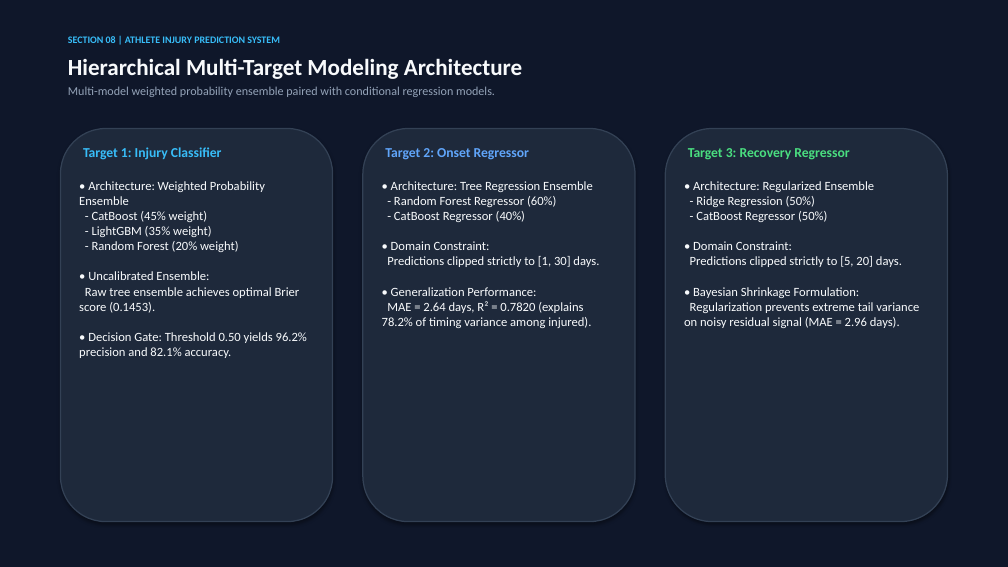
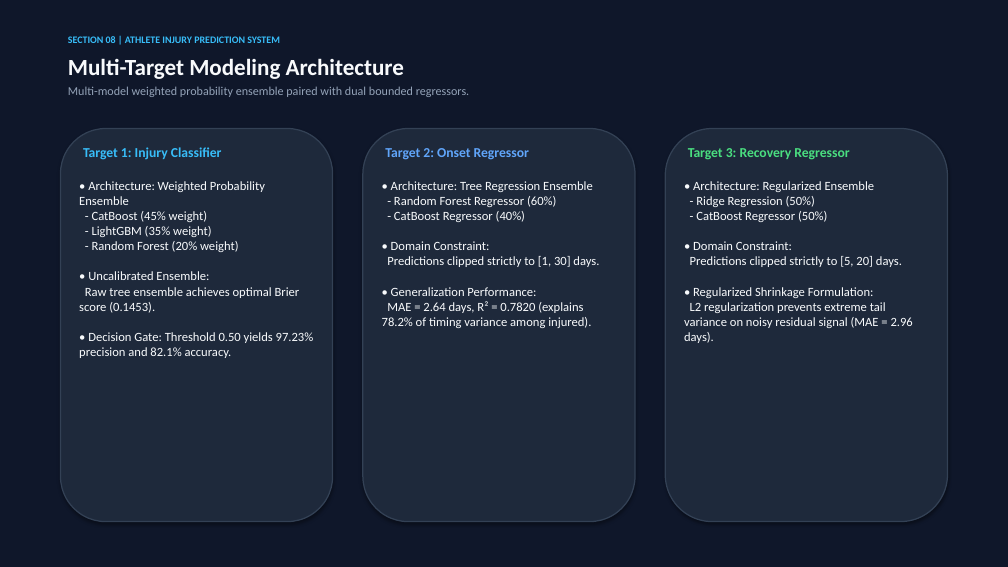
Before and after one commit to bhavya277/ML-Model-for-Athletes, a slide deck: slide 8 of Athlete_Injury_Prediction_Competition.pptx. Drawn at 1008x567 pixels with LibreOffice and Linux fonts; fonts in the diff are those of the drawing. Boxes give left, top, right and bottom in pixels: in the first picture for what was removed or moved away, otherwise in the second. Text is boxed around its words. In the diff, an @@ line names an element or a change of style, - is before the commit and + after.

```diff
--- a/Athlete_Injury_Prediction_Competition.pptx
+++ b/Athlete_Injury_Prediction_Competition.pptx
@@ text at (68,58,469,97): text changed @@
-Hierarchical Multi-Target Modeling Architecture
-Multi-model weighted probability ensemble paired with conditional regression models.
+Multi-Target Modeling Architecture
+Multi-model weighted probability ensemble paired with dual bounded regressors.
@@ text at (79,181,314,358): text changed @@
-• Architecture: Weighted Probability Ensemble
-- CatBoost (45% weight)
-- LightGBM (35% weight)
-- Random Forest (20% weight)
-• Uncalibrated Ensemble:
-Raw tree ensemble achieves optimal Brier score (0.1453).
-• Decision Gate: Threshold 0.50 yields 96.2% precision and 82.1% accuracy.
+• Architecture: Weighted Probability Ensemble
+- CatBoost (45% weight)
+- LightGBM (35% weight)
+- Random Forest (20% weight)
+• Uncalibrated Ensemble:
+Raw tree ensemble achieves optimal Brier score (0.1453).
+• Decision Gate: Threshold 0.50 yields 97.23% precision and 82.1% accuracy.
@@ text at (684,181,913,343): text changed @@
-• Architecture: Regularized Ensemble
-- Ridge Regression (50%)
-- CatBoost Regressor (50%)
-• Domain Constraint:
-Predictions clipped strictly to [5, 20] days.
-• Bayesian Shrinkage Formulation:
-Regularization prevents extreme tail variance on noisy residual signal (MAE = 2.96 days).
+• Architecture: Regularized Ensemble
+- Ridge Regression (50%)
+- CatBoost Regressor (50%)
+• Domain Constraint:
+Predictions clipped strictly to [5, 20] days.
+• Regularized Shrinkage Formulation:
+L2 regularization prevents extreme tail variance on noisy residual signal (MAE = 2.96 days).
```
Also in this commit, not shown: 7 other slides changed, 7 other files.
